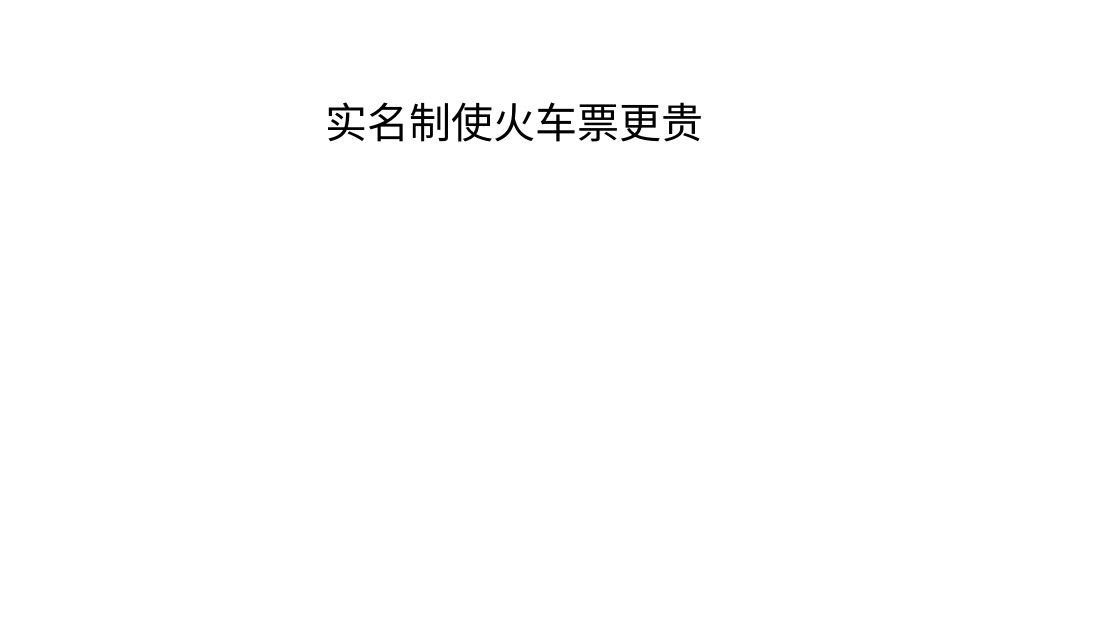
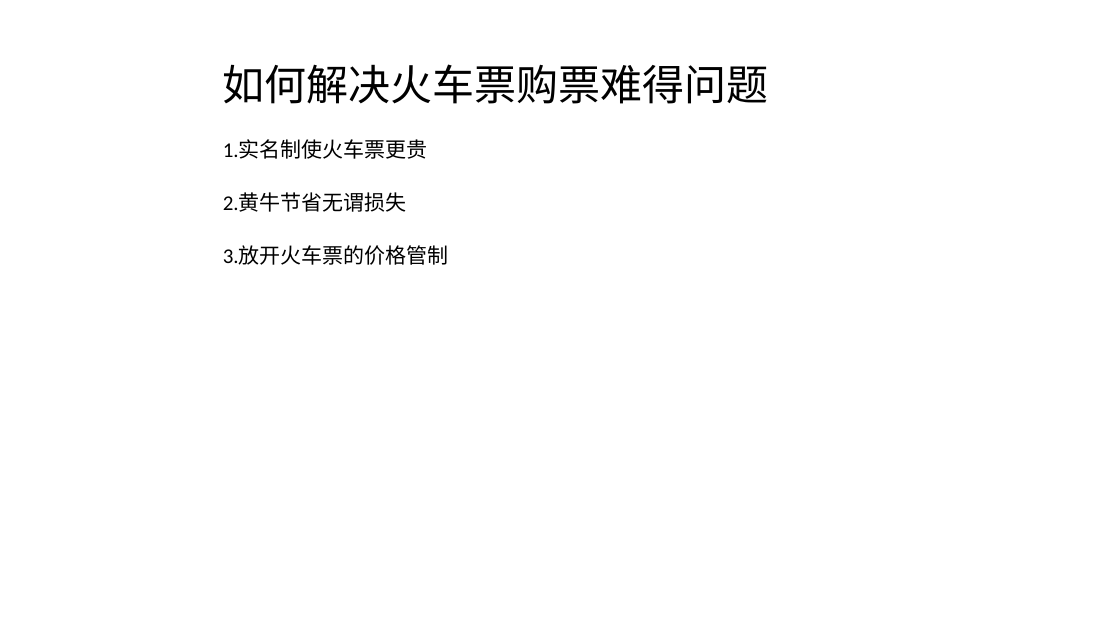
Before and after one commit to FredJiangFei/MyDocuments, a slide deck: slide 16 of 火车票/火车票.pptx (slide 12 before the commit). Drawn at 1120x630 pixels with LibreOffice and Linux fonts; fonts in the diff are those of the drawing. Boxes give left, top, right and bottom in pixels: in the first picture for what was removed or moved away, otherwise in the second. Text is boxed around its words. In the diff, an @@ line names an element or a change of style, - is before the commit and + after.

Commit message:
火车票

```diff
--- a/火车票/火车票.pptx
+++ b/火车票/火车票.pptx
@@ text added at bbox=[223, 64, 769, 104], 36 pt, text #000000 @@
+如何解决火车票购票难得问题
@@ text at bbox=[223, 139, 428, 159]: text changed; size 36 to 18 pt @@
-实名制使火车票更贵
+1.实名制使火车票更贵
@@ text added at bbox=[223, 192, 407, 212], 18 pt, text #000000 @@
+2.黄牛节省无谓损失
@@ text added at bbox=[223, 245, 449, 265], 18 pt, text #000000 @@
+3.放开火车票的价格管制
```
Also in this commit, not shown: 3 other slides changed, 8 slides added, 1 slide removed, 2 other files.
